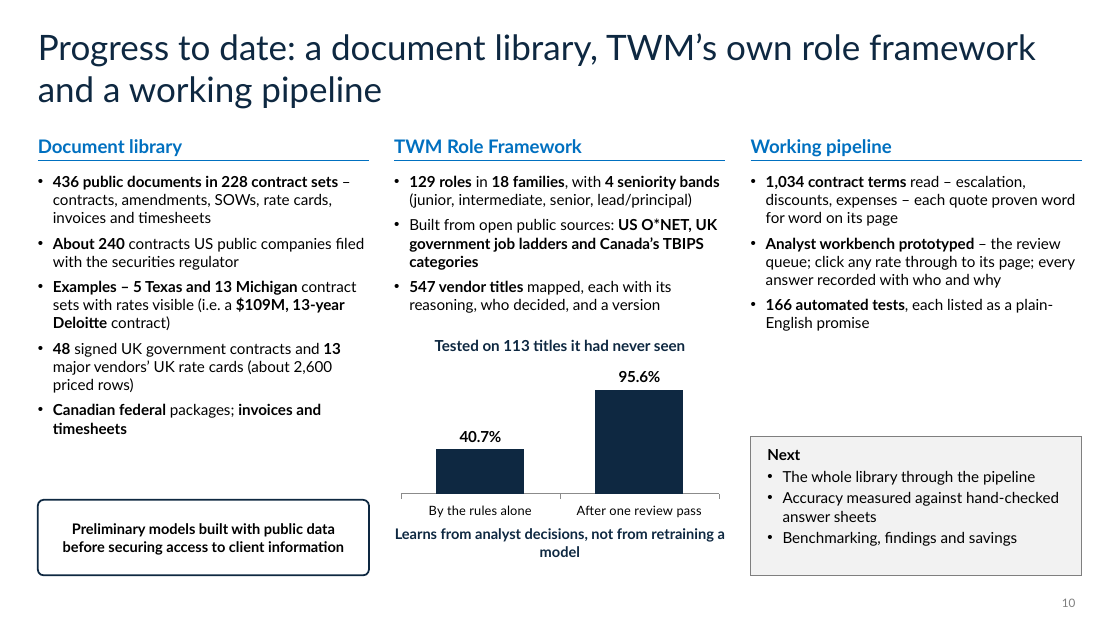
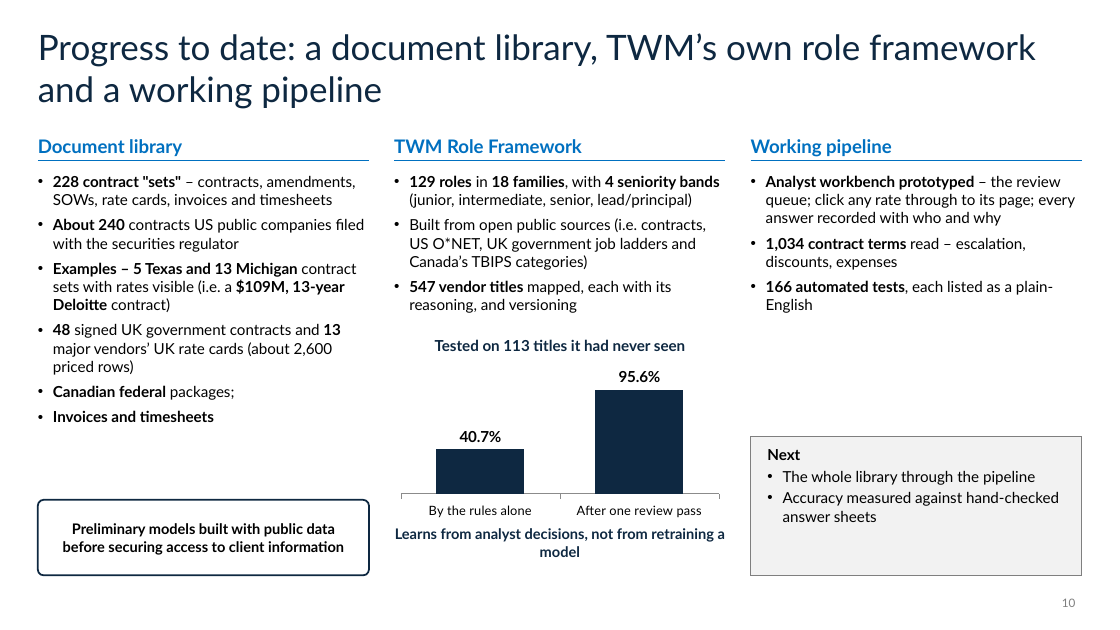
Before and after one commit to kylemac7807/twm-platform, a slide deck: slide 10 of docs/story/twm-pitch-deck-v2.pptx. Drawn at 1120x630 pixels with LibreOffice and Linux fonts; fonts in the diff are those of the drawing. Boxes give left, top, right and bottom in pixels: in the first picture for what was removed or moved away, otherwise in the second. Text is boxed around its words. In the diff, an @@ line names an element or a change of style, - is before the commit and + after.

```diff
--- a/docs/story/twm-pitch-deck-v2.pptx
+++ b/docs/story/twm-pitch-deck-v2.pptx
@@ text at (53, 176, 356, 207): text changed @@
-• 436 public documents in 228 contract sets – contracts, amendments, SOWs, rate cards, invoices and timesheets
+• 228 contract "sets" – contracts, amendments, SOWs, rate cards, invoices and timesheets
@@ text at (766, 175, 1075, 226): paragraph removed @@
-• 1,034 contract terms read – escalation, discounts, expenses – each quote proven word for word on its page
@@ text at (409, 218, 706, 313): text changed @@
-• Built from open public sources: US O*NET, UK government job ladders and Canada’s TBIPS categories
-• 547 vendor titles mapped, each with its reasoning, who decided, and a version
+• Built from open public sources (i.e. contracts, US O*NET, UK government job ladders and Canada’s TBIPS categories)
+• 547 vendor titles mapped, each with its reasoning, and versioning
@@ text at (766, 237, 1053, 313): text changed @@
-• 166 automated tests, each listed as a plain-English promise
+• 1,034 contract terms read – escalation, discounts, expenses
+• 166 automated tests, each listed as a plain-English
@@ text at (53, 385, 235, 422): text changed @@
-• Canadian federal packages; invoices and timesheets
+• Canadian federal packages;
+• Invoices and timesheets
@@ text at (783, 531, 1017, 546): paragraph removed @@
-• Benchmarking, findings and savings
```
Also in this commit, not shown: 13 other slides changed.
